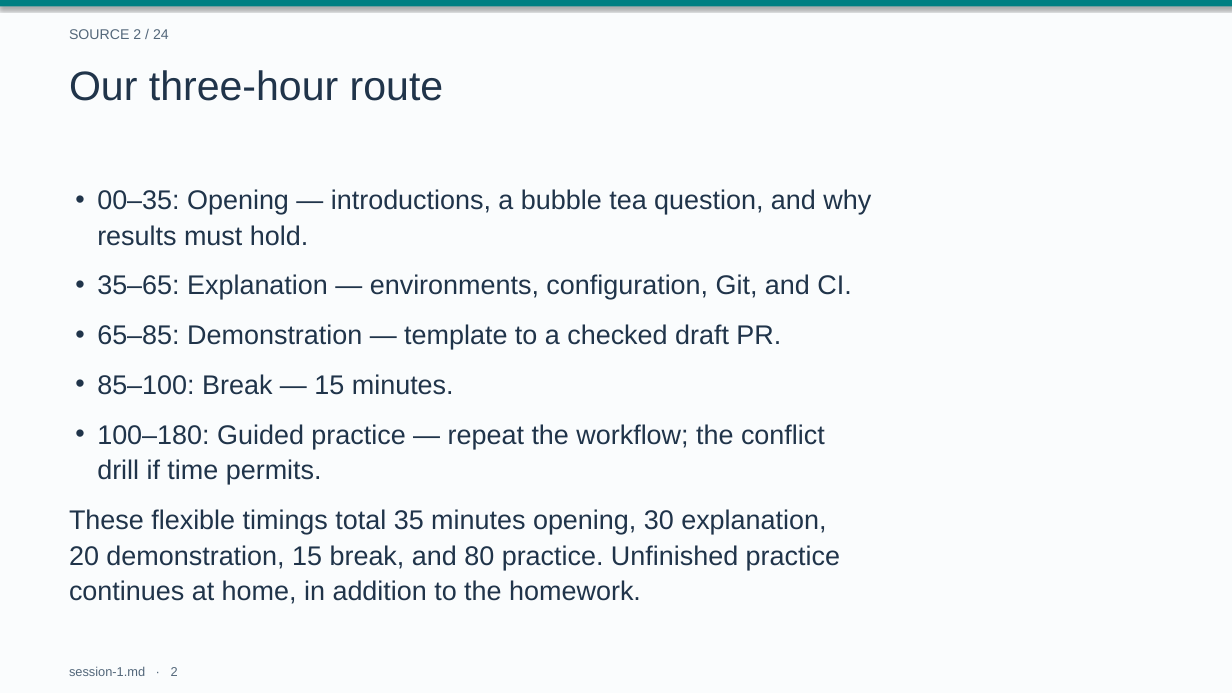
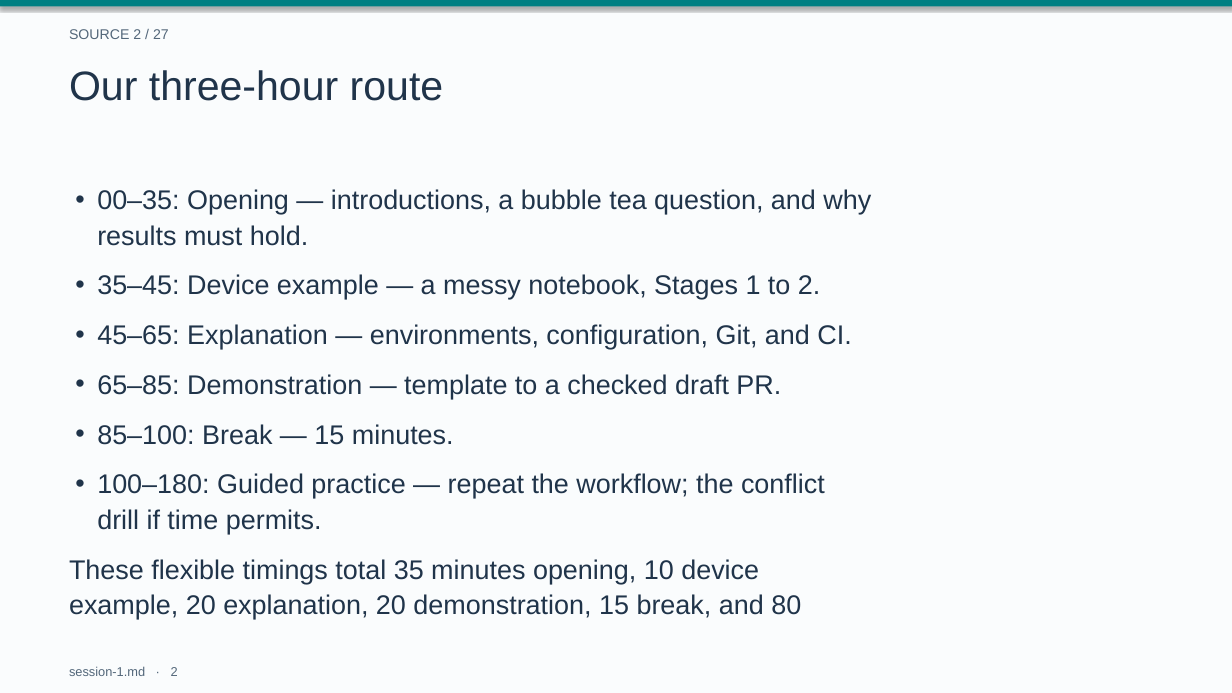
Before and after one commit to drweihungpan-lab/3R-teaching, a slide deck: slide 2 of materials/slides/session-1.pptx. Drawn at 1232x693 pixels with LibreOffice and Linux fonts; fonts in the diff are those of the drawing. Boxes give left, top, right and bottom in pixels: in the first picture for what was removed or moved away, otherwise in the second. Text is boxed around its words. In the diff, an @@ line names an element or a change of style, - is before the commit and + after.

```diff
--- a/materials/slides/session-1.pptx
+++ b/materials/slides/session-1.pptx
@@ text at (x1=69, y1=29, x2=169, y2=39): text changed @@
-SOURCE 2 / 24
+SOURCE 2 / 27
@@ text added at (x1=97, y1=274, x2=820, y2=299), 21 pt, text #20344A @@
+• 35–45: Device example — a messy notebook, Stages 1 to 2.
@@ text at (x1=97, y1=324, x2=851, y2=349): text changed @@
-• 35–65: Explanation — environments, configuration, Git, and CI.
+• 45–65: Explanation — environments, configuration, Git, and CI.
@@ 3 texts moved together from (x1=97, y1=324, x2=825, y2=484) to (x1=97, y1=374, x2=825, y2=534) @@
@@ text at (x1=69, y1=559, x2=801, y2=619): text changed @@
-These flexible timings total 35 minutes opening, 30 explanation,
-20 demonstration, 15 break, and 80 practice. Unfinished practice
-continues at home, in addition to the homework.
+These flexible timings total 35 minutes opening, 10 device
+example, 20 explanation, 20 demonstration, 15 break, and 80
```
Also in this commit, not shown: 32 other slides changed, 4 slides added, 3 other files.
